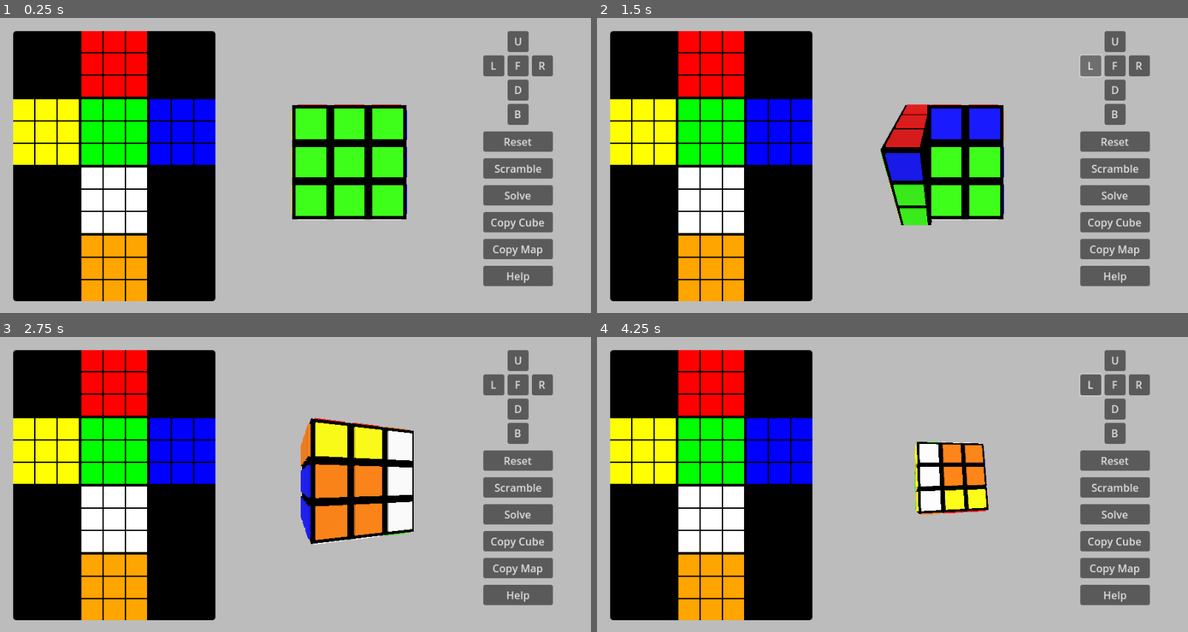
Above: before the commit, frames 1-4 (two rows, left to right).
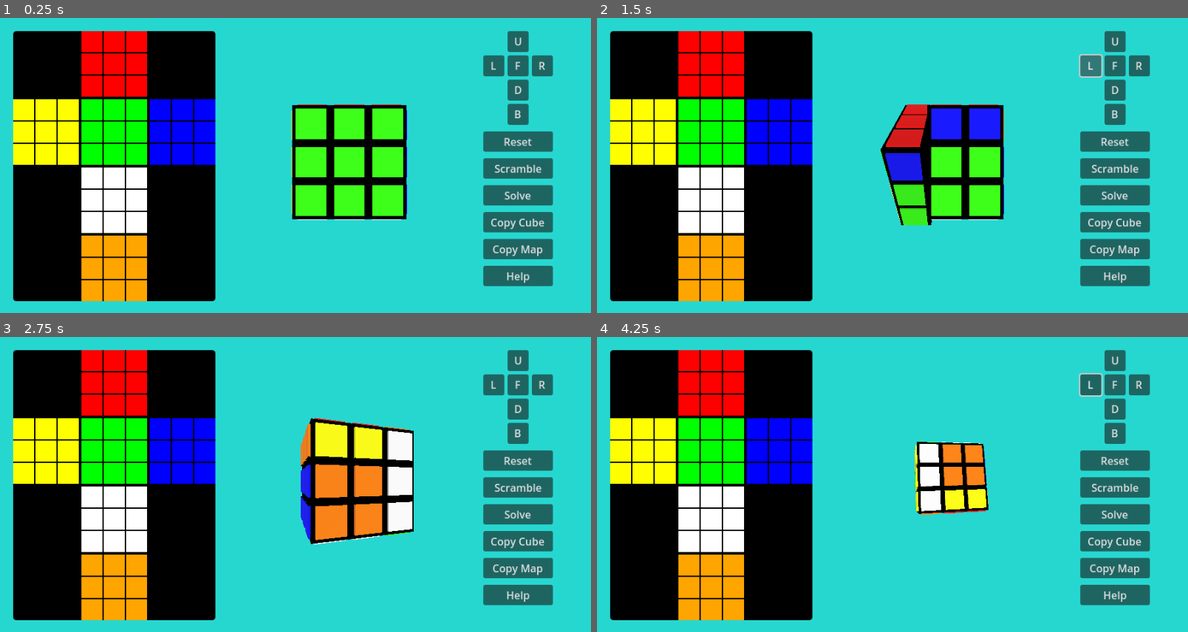
Above: after the commit, the same moments.

Repository: andrew-wilkes/cubic
Game: Godot game, scene res://scenes/main.tscn
The game is run twice, just before and just after one commit, with the same random seed, the same clock (stepped at 60 frames per second) and the same inputs.
Inputs (mouse positions are in pixels of both pictures, inside the frame that each line leads up to):
- Up to frame 1 (0.25 s): no input
- Up to frame 2 (1.5 s): click "U" at 0.5 s; click "L" at 1.25 s
- Up to frame 3 (2.75 s): move the mouse to (425, 469) at 2.02 s; hold Right from 2.03 s (still down); hold Shift from 2.03 s (still down); click (425, 469) at 2.17 s
- Up to frame 4 (4.25 s): move the mouse to (774, 499) at 2.77 s; release Right at 2.78 s; release Shift at 2.78 s; hold Down 2.78-3.53 s; tap Ctrl at 2.85 s; move the mouse to (951, 419) at 3.52 s; hold Right from 3.53 s (still down); hold Z from 3.53 s (still down)

The runs differ from the first frame. In frame 1, 61% of the frame differs, in the area x 0-100%, y 0-100%; in frame 2, 61%; in frame 3, 61%; in frame 4, 66%.

Commit message:
Change bg color

Diff:
--- a/project.godot
+++ b/project.godot
@@ -19,7 +19,8 @@
 
 window/size/viewport_width=900
 window/size/viewport_height=450
+window/size/resizable=false
 
 [rendering]
 
-environment/defaults/default_clear_color=Color(0.737255, 0.737255, 0.737255, 1)
+environment/defaults/default_clear_color=Color(0.14902, 0.843137, 0.815686, 1)
Binary file added: media/cubic-screenshot.png
Not shown, added: media/cubic-screenshot.png.import
Binary file added: media/icon-cube.png
Not shown, added: media/icon-cube.png.import
